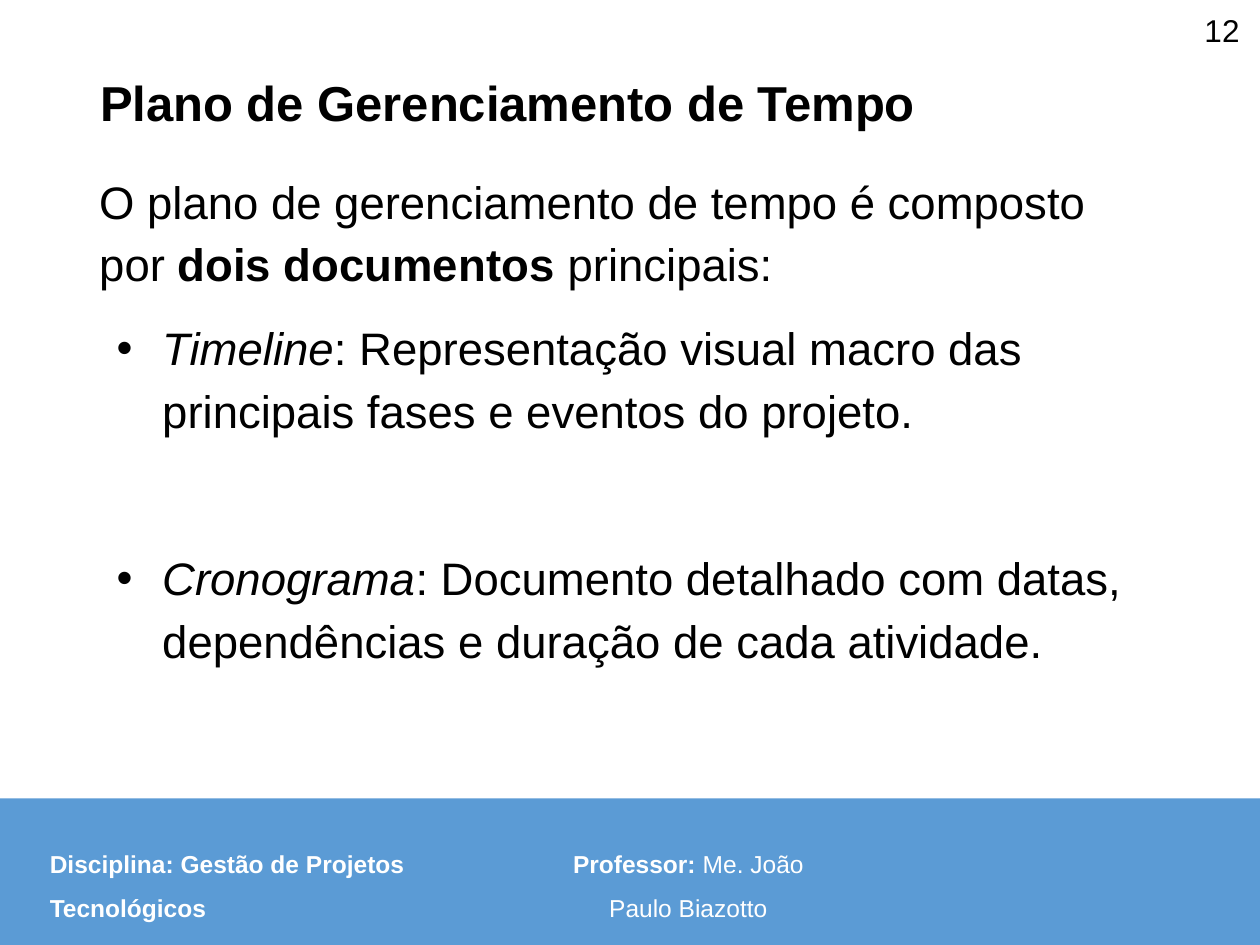
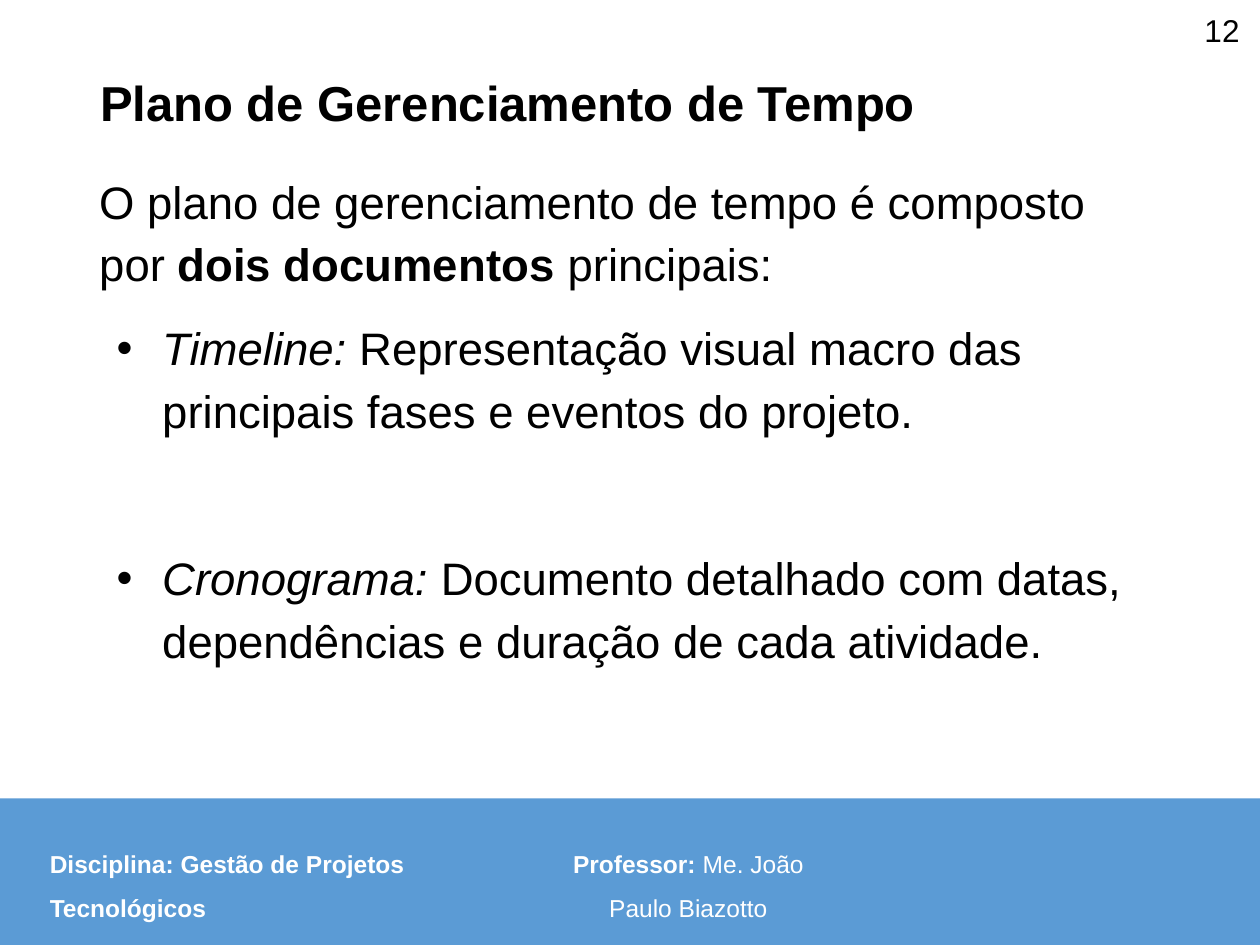
Before and after one commit to pitado/unicesumar2025, a slide deck: slide 12 of gestão de projetos tecnológicos/aulas/Aula 10 - Plano de Gerênciamento de Tempo e Timeline.pptx. Drawn at 1260x945 pixels with LibreOffice and Linux fonts; fonts in the diff are those of the drawing; background and template pictures are left out. Boxes give left, top, right and bottom in pixels: in the first picture for what was removed or moved away, otherwise in the second. Text is boxed around its words. In the diff, an @@ line names an element or a change of style, - is before the commit and + after.

```diff
--- a/gestão de projetos tecnológicos/aulas/Aula 10 - Plano de Gerênciamento de Tempo e Timeline.pptx
+++ b/gestão de projetos tecnológicos/aulas/Aula 10 - Plano de Gerênciamento de Tempo e Timeline.pptx
@@ text at (162, 332, 1121, 667): italic on in "Timeline:", "Cronograma:" @@
```
Also in this commit, not shown: 8 other slides changed, 2 slides removed, 7 other files.
